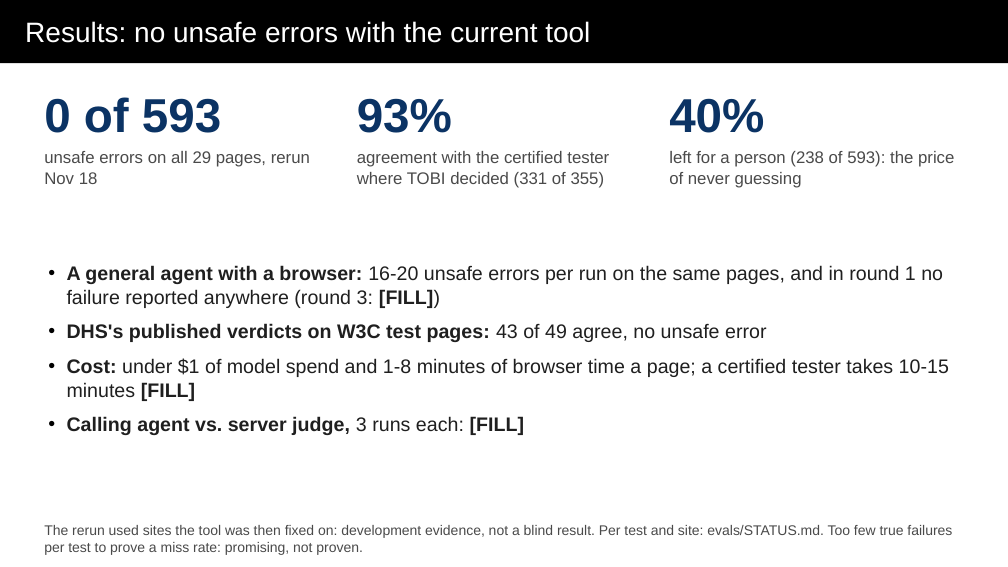
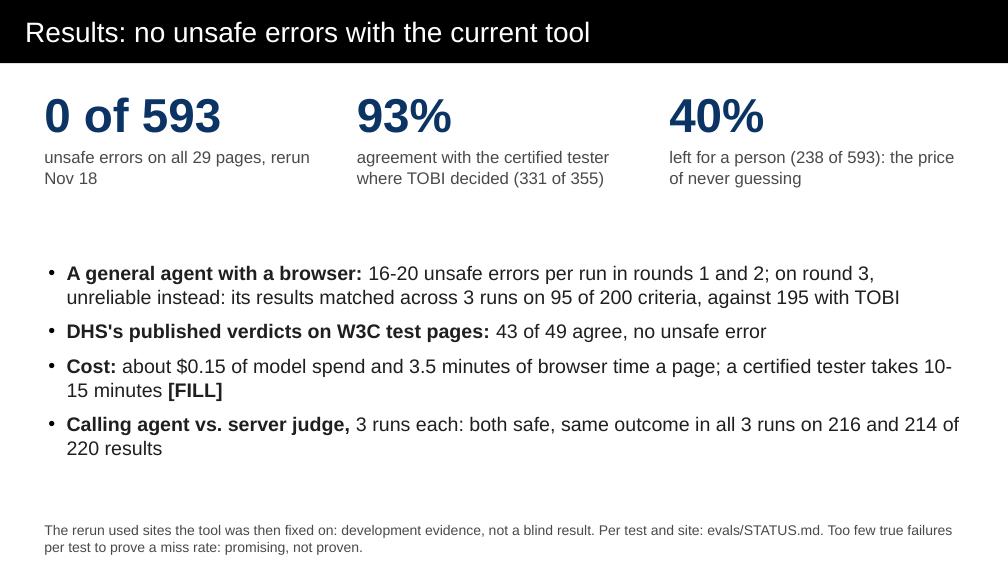
Before and after one commit to abbybowman/tobi508, a slide deck: slide 10 of docs/hackathon/out/TOBI-deck.pptx. Drawn at 1008x567 pixels with LibreOffice and Linux fonts; fonts in the diff are those of the drawing. Boxes give left, top, right and bottom in pixels: in the first picture for what was removed or moved away, otherwise in the second. Text is boxed around its words. In the diff, an @@ line names an element or a change of style, - is before the commit and + after.

```diff
--- a/docs/hackathon/out/TOBI-deck.pptx
+++ b/docs/hackathon/out/TOBI-deck.pptx
@@ text at [67,265,900,308]: text changed @@
-• A general agent with a browser: 16-20 unsafe errors per run on the same pages, and in round 1 no failure reported anywhere (round 3: [FILL])
+• A general agent with a browser: 16-20 unsafe errors per run in rounds 1 and 2; on round 3, unreliable instead: its results matched across 3 runs on 95 of 200 criteria, against 195 with TOBI
@@ text at [67,358,959,456]: text changed @@
-• Cost: under $1 of model spend and 1-8 minutes of browser time a page; a certified tester takes 10-15 minutes [FILL]
-• Calling agent vs. server judge, 3 runs each: [FILL]
+• Cost: about $0.15 of model spend and 3.5 minutes of browser time a page; a certified tester takes 10-15 minutes [FILL]
+• Calling agent vs. server judge, 3 runs each: both safe, same outcome in all 3 runs on 216 and 214 of 220 results
```
Also in this commit, not shown: 3 other slides changed, 4 other files.
